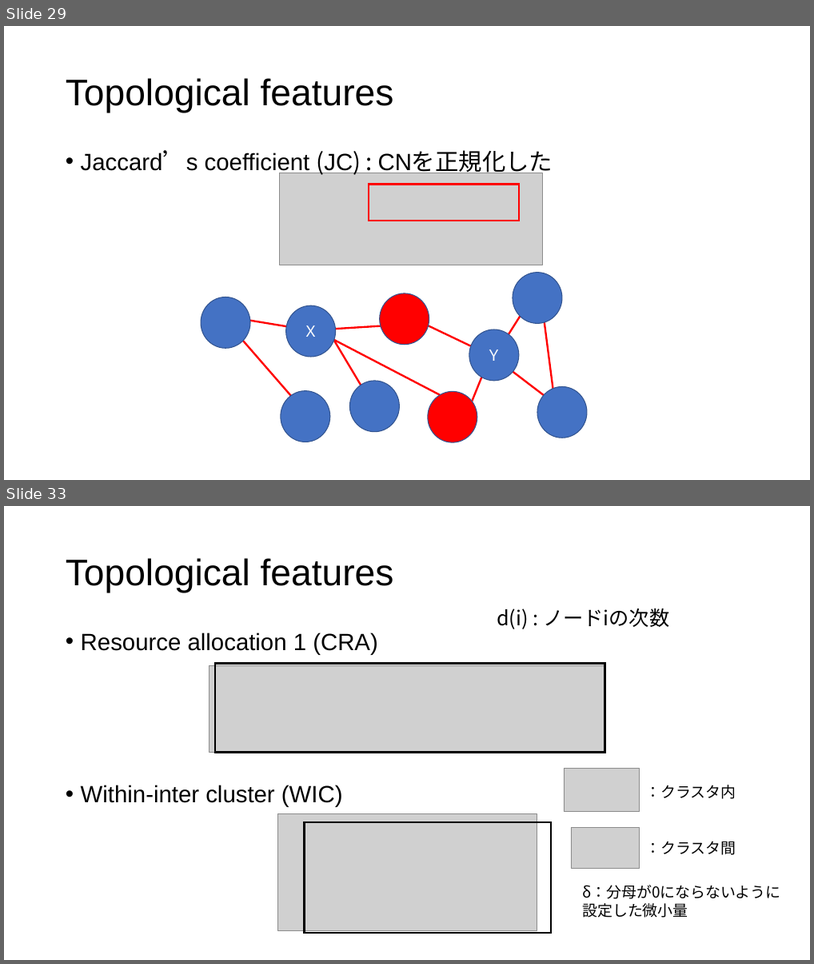
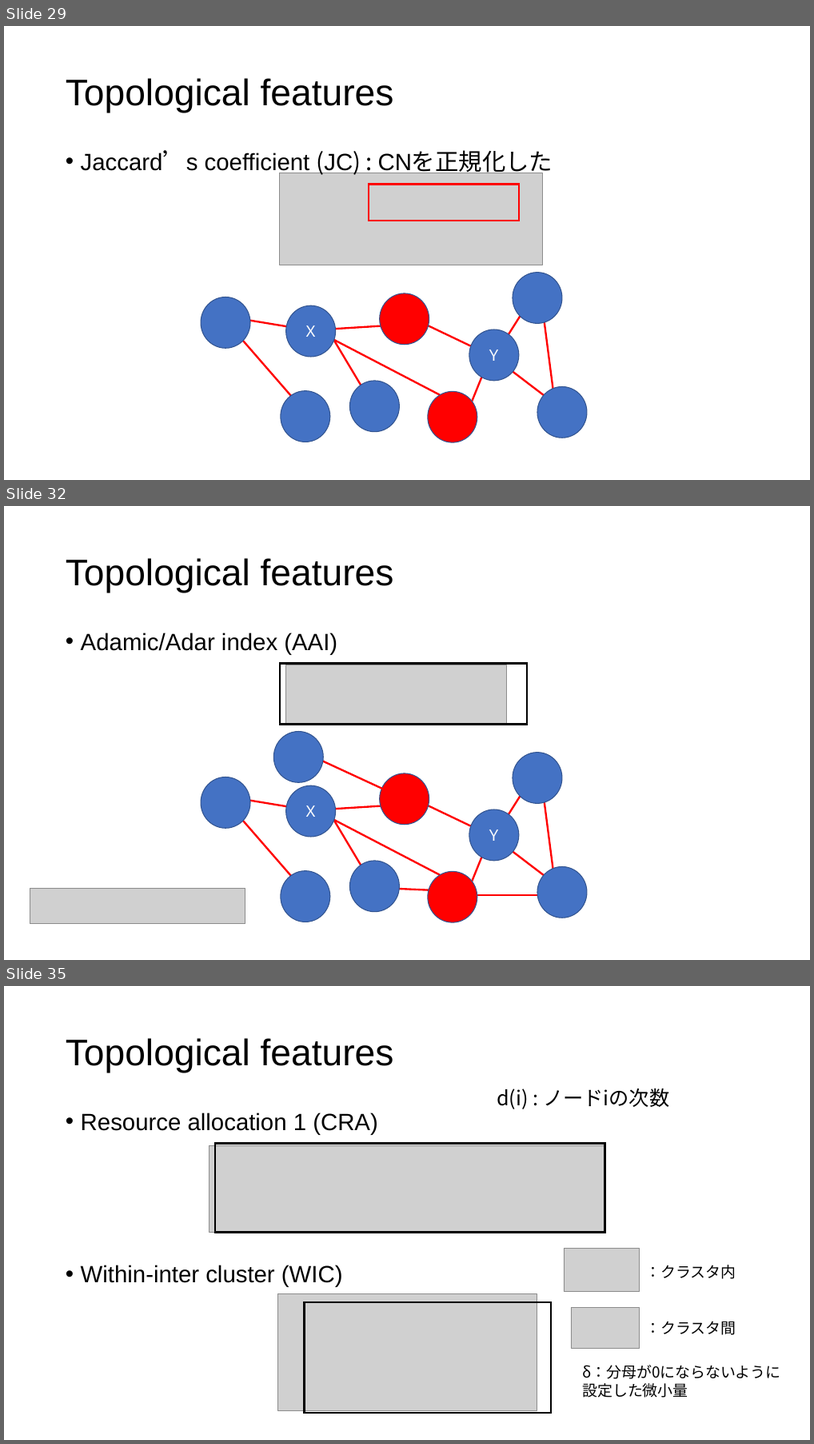
Before and after one commit to tsutarou10/variousFile, a slide deck: Predicting potential drug-drug interactions on topological and semantic similarity features using statistical learning.pptx. Shown one above the other, each under a label of ours: slides 29 and 33 before the commit, slides 29, 32 and 35 after it; the slides between them are not shown. The pictures are 814x964 and 814x1444 pixels, drawn with LibreOffice and Linux fonts; fonts in the diff are those of the drawing; grey boxes stand for pictures. Boxes give left, top, right and bottom in pixels: in the first picture for what was removed or moved away, otherwise in the second. Text is boxed around its words. In the diff, an @@ line names an element or a change of style, - is before the commit and + after.

```diff
--- a/Predicting potential drug-drug interactions on topological and semantic similarity features using statistical learning.pptx
+++ b/Predicting potential drug-drug interactions on topological and semantic similarity features using statistical learning.pptx
@@ slide 32 added at [4, 506, 810, 960], background #FFFFFF @@
@@ title added at [66, 558, 394, 593], 44 pt, text #000000 @@
+Topological features
@@ text added at [81, 632, 338, 655], 28 pt, text #000000 @@
+• Adamic/Adar index (AAI)
@@ rectangle added at [281, 664, 527, 724], outline #000000 2.25 pt @@
@@ picture added at [286, 665, 507, 725] @@
@@ ellipse added at [274, 731, 323, 782], fill #4472C4, outline #325491 1 pt @@
@@ line added from (394, 793) to (304, 752), #FF0000 2.25 pt @@
@@ ellipse added at [513, 752, 562, 803], fill #4472C4, outline #325491 1 pt @@
@@ ellipse added at [201, 777, 250, 828], fill #4472C4, outline #325491 1 pt @@
@@ ellipse added at [286, 785, 335, 836], fill #4472C4, outline #325491 1 pt, 18 pt, text #FFFFFF @@
+Ｘ
@@ ellipse added at [380, 773, 430, 824], fill #FF0000, outline #325491 1 pt @@
@@ line added from (533, 777) to (493, 840), #FF0000 2.25 pt @@
@@ line added from (542, 785) to (556, 888), #FF0000 2.25 pt @@
@@ line added from (231, 797) to (306, 809), #FF0000 2.25 pt @@
@@ line added from (396, 805) to (324, 809), #FF0000 2.25 pt @@
@@ line added from (414, 799) to (499, 840), #FF0000 2.25 pt @@
@@ ellipse added at [470, 809, 519, 860], fill #4472C4, outline #325491 1 pt, 18 pt, text #FFFFFF @@
+Ｙ
@@ line added from (243, 820) to (306, 892), #FF0000 2.25 pt @@
@@ line added from (369, 877) to (334, 820), #FF0000 2.25 pt @@
@@ line added from (453, 881) to (334, 820), #FF0000 2.25 pt @@
@@ line added from (497, 820) to (465, 899), #FF0000 2.25 pt @@
@@ line added from (561, 888) to (493, 836), #FF0000 2.25 pt @@
@@ ellipse added at [350, 860, 400, 912], fill #4472C4, outline #325491 1 pt @@
@@ picture added at [30, 888, 246, 924] @@
@@ ellipse added at [281, 871, 330, 922], fill #4472C4, outline #325491 1 pt @@
@@ line added from (463, 892) to (380, 888), #FF0000 2.25 pt @@
@@ ellipse added at [428, 872, 478, 922], fill #FF0000, outline #325491 1 pt @@
@@ ellipse added at [538, 867, 587, 917], fill #4472C4, outline #325491 1 pt @@
@@ line added from (569, 895) to (434, 895), #FF0000 2.25 pt @@
@@ what was slide 33 is now slide 35 @@
```
Also in this commit, not shown: 13 slides changed, 1 other slide added.
